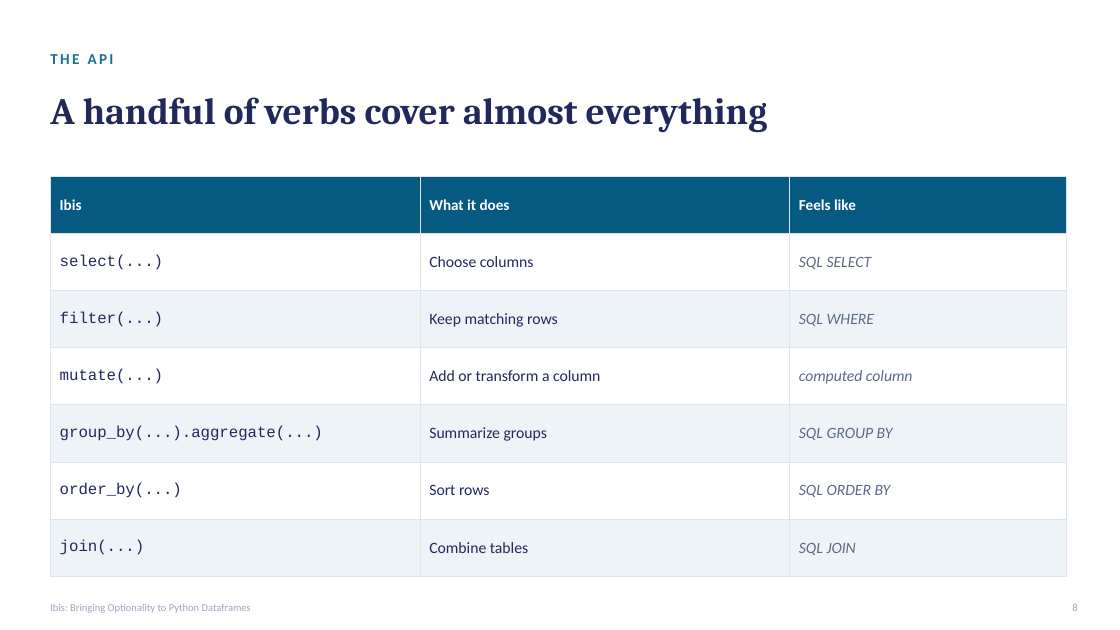
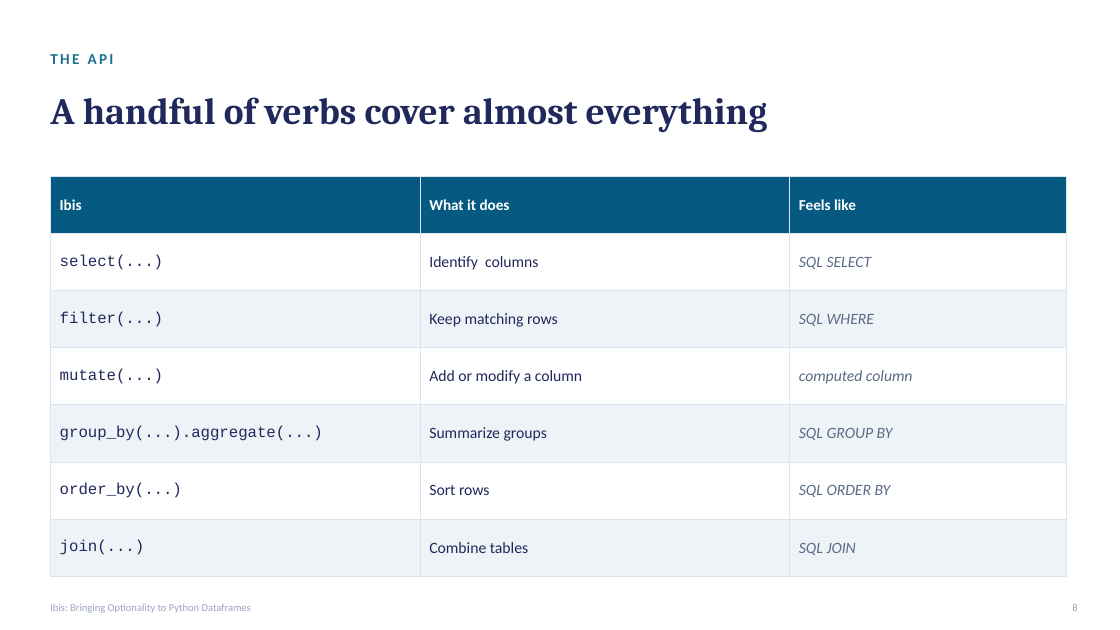
Before and after one commit to lestermartin/ibis-optionality, a slide deck: slide 8 of slides/ibis-optionality-slides.pptx. Drawn at 1120x630 pixels with LibreOffice and Linux fonts; fonts in the diff are those of the drawing. Boxes give left, top, right and bottom in pixels: in the first picture for what was removed or moved away, otherwise in the second. Text is boxed around its words. In the diff, an @@ line names an element or a change of style, - is before the commit and + after.

```diff
--- a/slides/ibis-optionality-slides.pptx
+++ b/slides/ibis-optionality-slides.pptx
@@ table at [50, 176, 1067, 576] @@
-row 2, column 2: Choose columns
+row 2, column 2: Identify columns
-row 4, column 2: Add or transform a column
+row 4, column 2: Add or modify a column
```
Also in this commit, not shown: 9 other slides changed, 2 slides added, 2 other files.
